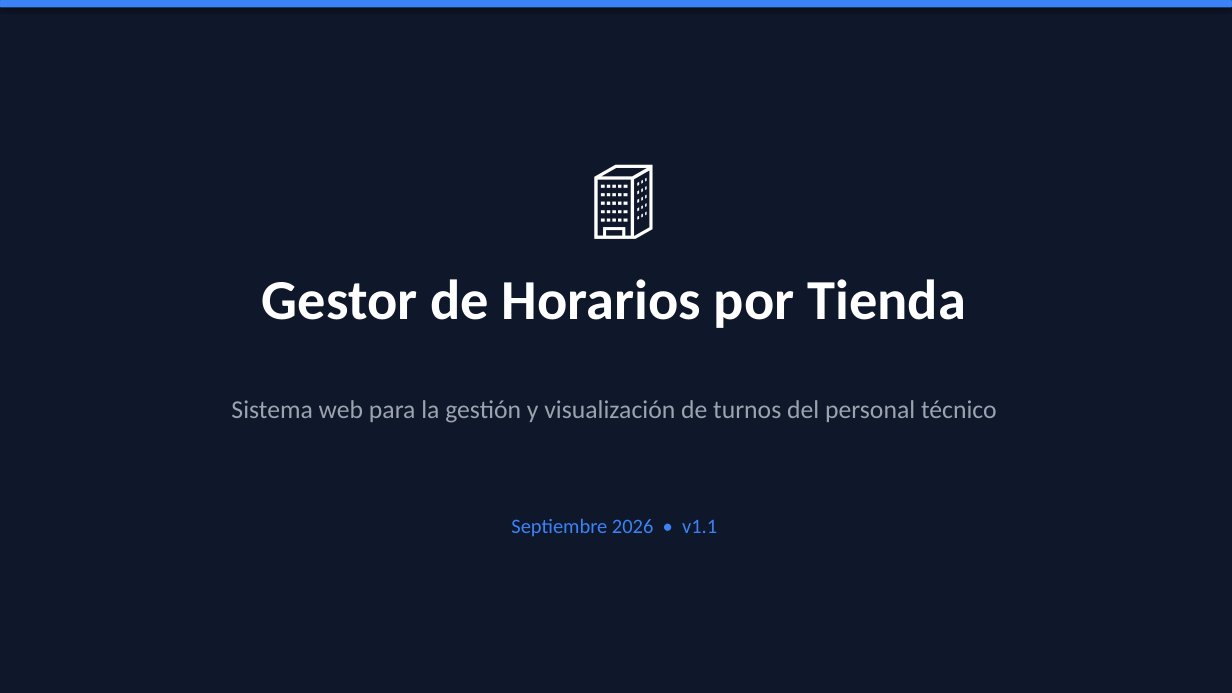
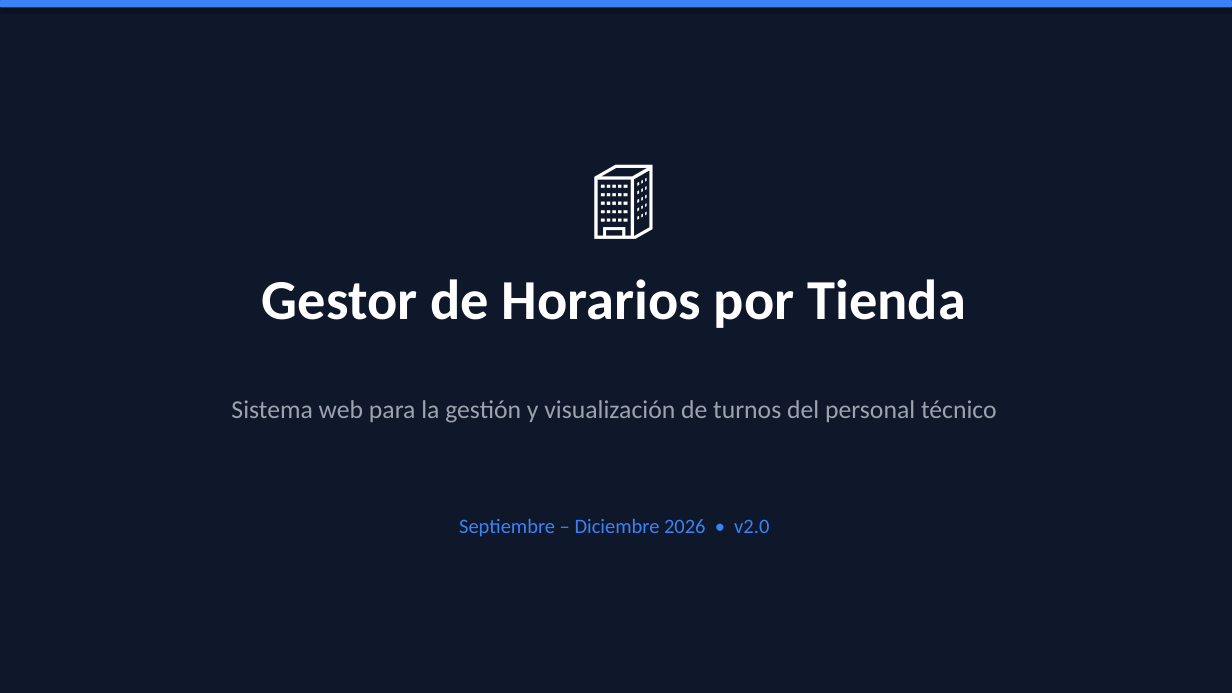
Before and after one commit to AndersonGrande588/Sistema-de-Horarios, a slide deck: slide 1 of Presentacion_Gestor_Horarios.pptx. Drawn at 1232x693 pixels with LibreOffice and Linux fonts; fonts in the diff are those of the drawing. Boxes give left, top, right and bottom in pixels: in the first picture for what was removed or moved away, otherwise in the second. Text is boxed around its words. In the diff, an @@ line names an element or a change of style, - is before the commit and + after.

Commit message:
Se agrega diciembre, se reasignan zonas y se actualiza la presentacion
- Horarios de diciembre (180 turnos): 699 en total sep-dic.
- Andres Garzon toma Felicidad y Plaza Central (zonas de Julian).
- Jersoon alterna Unicentro y Titan.
- Brayan Sanchez reemplaza a Angel Ortiz en Calle 82 (sin guardias).
- Julian Garzon sale de la app.
- Calendario muestra las semanas reales del mes (4, 5 o 6).
- Documentacion y presentacion PPTX actualizadas a v2.0.

```diff
--- a/Presentacion_Gestor_Horarios.pptx
+++ b/Presentacion_Gestor_Horarios.pptx
@@ text at [459, 518, 769, 537]: text changed @@
-Septiembre 2026 • v1.1
+Septiembre – Diciembre 2026 • v2.0
```
Also in this commit, not shown: 8 other slides changed, 12 other files.
